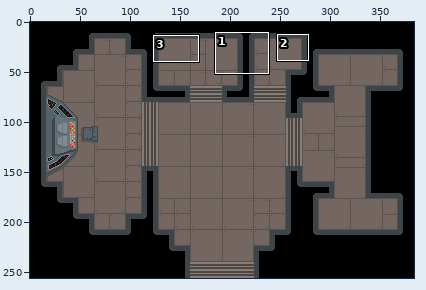
Sprite sheet: src/images/rooms/room_001.png. The first picture is a wide view before the edit; the outline marks the close-up.
Close-up. Before the edit:
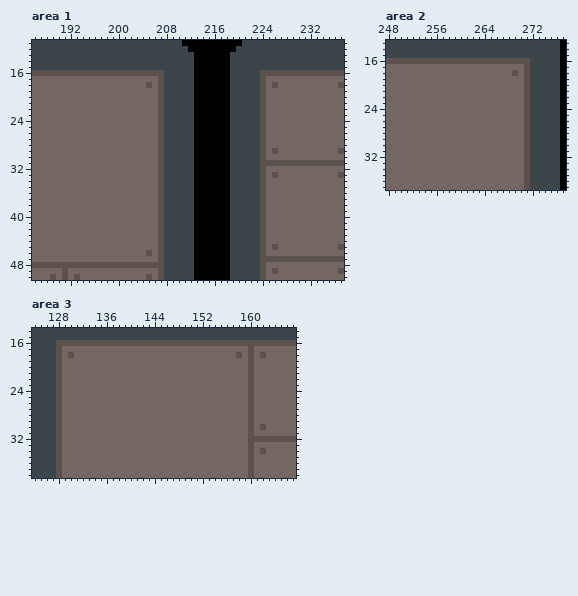
The file is 384x256 pixels. Colours within 5 levels of each other are drawn and written as one. Shown: area 1: x 186..237, y 11..50; area 2: x 248..277, y 13..37; area 3: x 124..167, y 14..38.
The result:
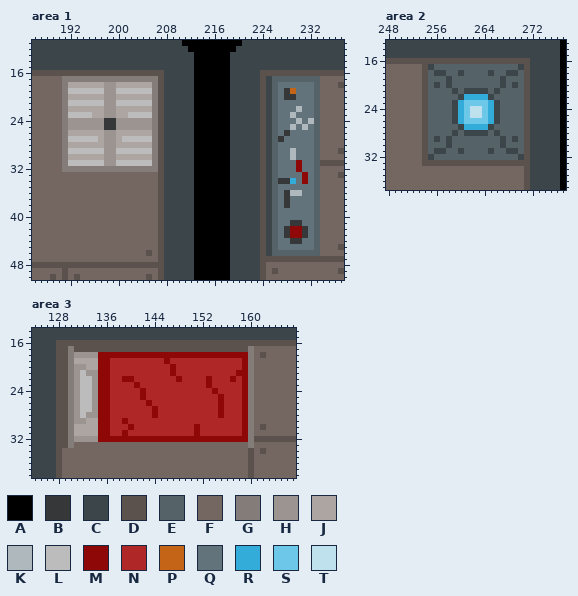
Palette (. is transparent): A #000000  B #353738  C #3c4549  D #5c524d  E #556268  F #746761  G #847c79  H #9c9491  J #ada5a1  K #aeb8bd  L #bcbcbc  M #8f0808  N #af2727  P #c46416  Q #63737c  R #33acd9  S #6cc7e8  T #bfe1ed
The edit:
Changed rows in their new state; - is an unchanged pixel.
Area 1:
first column x 191:
17 GGGGGGGGGGGGGGGG------------------CEEEEEEEE
18 GJJJJJJHHJJJJJJG------------------CEQQQQQQE
19 GLLLLLLHHLLLLLLG------------------CEQBPQQQE
20 GJJJJJJHHJJJJJJG------------------CEQBBQQQE
21 GLLLLLLHHLLLLLLG------------------CEQQQQQQE
22 GJJJJJJHHJJJJJJG------------------CEQQQKQQE
23 GLLLLJJHHJJLLLLG------------------CEQQKQQQE
24 GHHHHHHBBHHHHHHG------------------CEQQQKQKE
25 GHHHHHHBBHHHHHHG------------------CEQQKQKQE
26 GJJJJJJHHJJJJJJG------------------CEQBQQQQE
27 GLLLLLJHHJLLLLLG------------------CEBQQQQQE
28 GJJJJJJHHJJJJJJG------------------CEQQQQQQE
29 GLLLLLLHHLLLLLLG------------------CEQQKQQQE
30 GJJJJJJHHJJJJJJG------------------CEQQKQQQE
31 GLLLLLLHHLLLLLLG------------------CEQQQMQQE
32 GGGGGGGGGGGGGGGG------------------CEQQQMQQE
33 ----------------------------------CEQQQQMQE
34 ----------------------------------CEBBRQMQE
35 ----------------------------------CEQQQQQQE
36 ----------------------------------CEQBKKQQE
37 ----------------------------------CEQBQQQQE
38 ----------------------------------CEQBQQQQE
39 ----------------------------------CEQQQQQQE
40 ----------------------------------CEQQQQQQE
41 ----------------------------------CEQQBBQQE
42 ----------------------------------CEQBMMBQE
43 ----------------------------------CEQBMMBQE
44 ----------------------------------CEQQBBQQE
45 ----------------------------------CEQQQQQQE
46 ----------------------------------CEEEEEEEE
Area 2:
first column x 254:
17 DCEEEEEEEEEEEEEEC
18 DECCEECEEEECEECCE
19 DEEECEEEEEEEECEEE
20 DECECEEEEEEEECECE
21 DEEEECECCCCECEEEE
22 DEEEEECRRRRCEEEEE
23 DEEEECRSSSSRCEEEE
24 DEEEECRSTTSRCEEEE
25 DEEEECRSTTSRCEEEE
26 DEEEECRSSSSRCEEEE
27 DEEEEECRRRRCEEEEE
28 DEEEECECCCCECEEEE
29 DECECEEEEEEEECECE
30 DEEECEEEEEEEECEEE
31 DECCEECEEEECEECCE
32 DCEEEEEEEEEEEEEEC
33 DDDDDDDDDDDDDDDDD
Area 3:
first column x 129:
17 DGDDDDDDDDDDDDDDDDDDDDDDDDDDDDDG
18 DGHHHHMMMMMMMMMMMMMMMMMMMMMMMMMG
19 DGJJJJMMNNNNNNNNNMNNNNNNNNNNNNMG
20 DGHHJJMMNNNNNNNNNNMNNNNNNNNNNNMG
21 DGHLHHMMNNNNNNNNNNMNNNNNNNNNNMMG
22 DGHLLHMMNNMMNNNNNNNMNNNNMNNNMNMG
23 DGHLLHMMNNNNMNNNNNNNNNNNMNNNNNMG
24 DGHLLHMMNNNNNMNNNNNNNNNNNMNNNNMG
25 DGHLLHMMNNNNNMNNNNNNNNNNNNMNNNMG
26 DGHLLHMMNNNNNNMNNNNNNNNNNNMNNNMG
27 DGHLLHMMNNNNNNNMNNNNNNNNNNMNNNMG
28 DGHLHHMMNNNNNNNMNNNNNNNNNNMNNNMG
29 DGHHJJMMNNMNNNNNNNNNNNNNNNNNNNMG
30 DGJJJJMMNNNMNNNNNNNNNNMNNNNNNNMG
31 DGJJJJMMNNMNNNNNNNNNNNMNNNNNNNMG
32 DGHHHHMMMMMMMMMMMMMMMMMMMMMMMMMG
33 DG-----------------------------G
Changed places in both close-ups, as pixel boxes (x1, y1, x2, y2):
changed: (62, 76, 158, 172)
changed: (266, 76, 320, 256)
changed: (422, 64, 524, 166)
changed: (62, 346, 254, 448)
